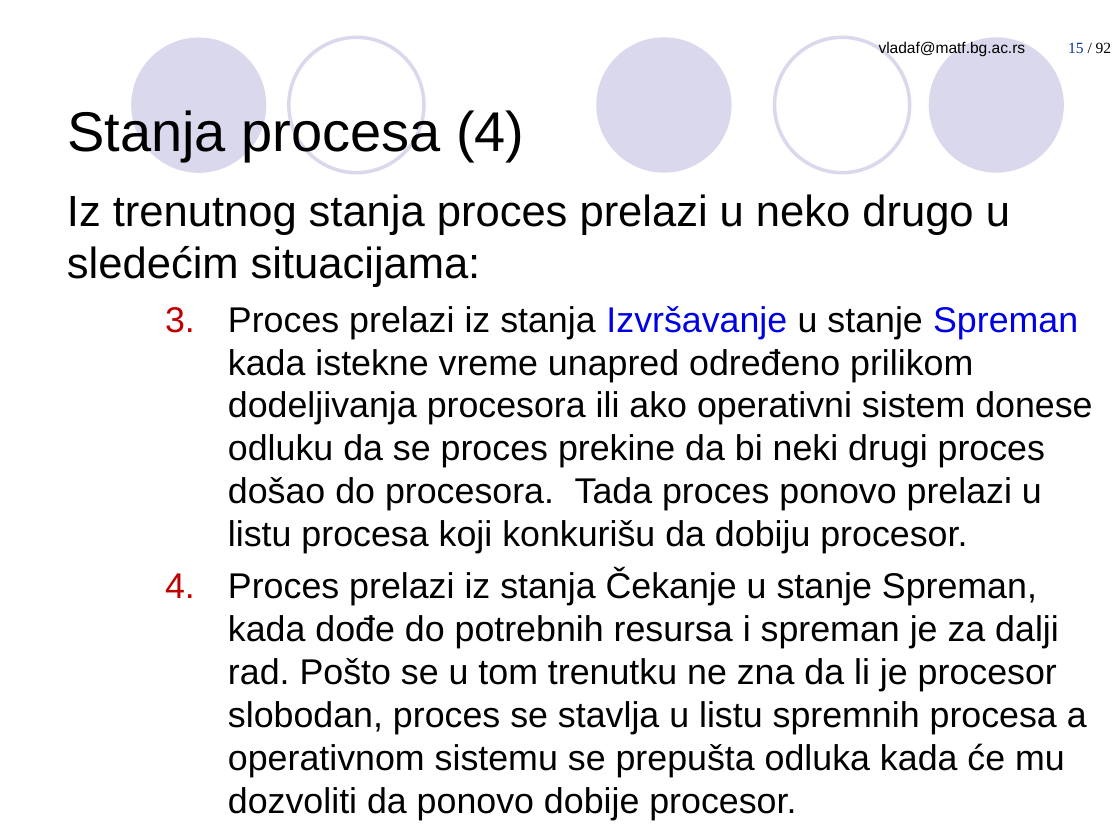
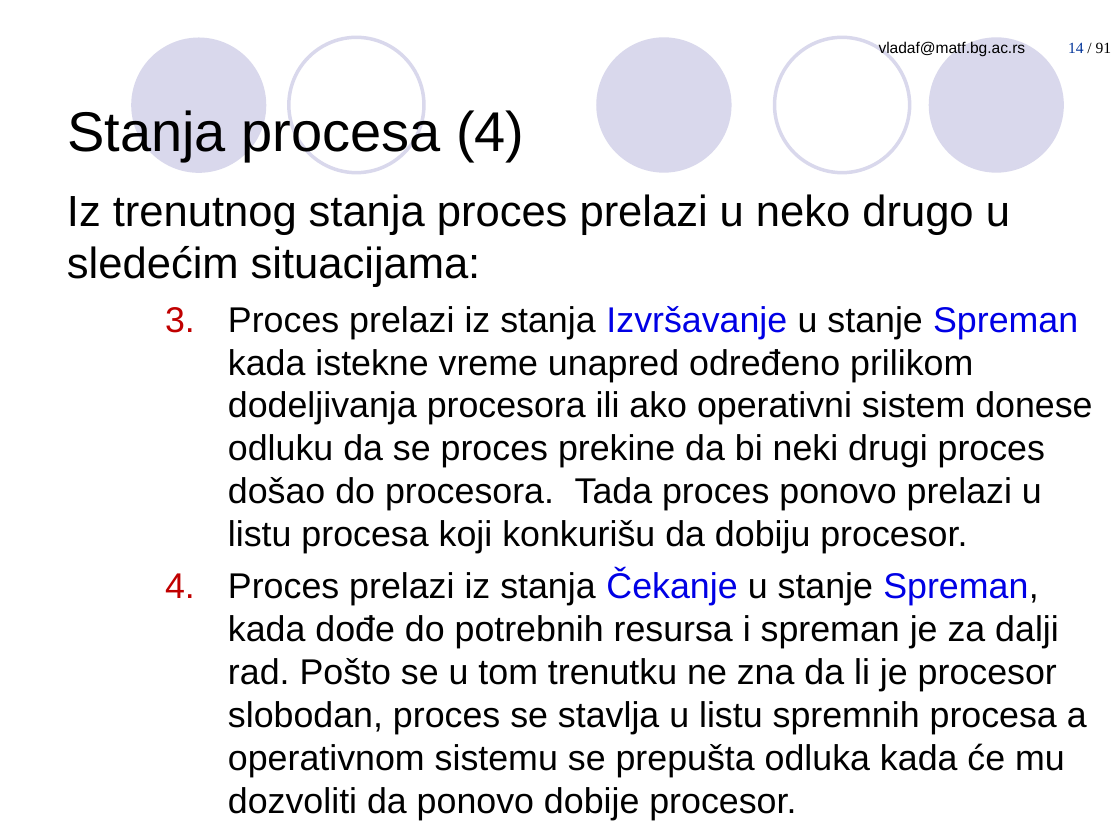
Before and after one commit to PmfBlOS/OS, a slide deck: slide 14 of predavanja/prezentacije/os05 - Upravljanje procesima.ppt (slide 15 before the commit). Drawn at 1120x840 pixels with LibreOffice and Linux fonts; fonts in the diff are those of the drawing. Boxes give left, top, right and bottom in pixels: in the first picture for what was removed or moved away, otherwise in the second. Text is boxed around its words. In the diff, an @@ line names an element or a change of style, - is before the commit and + after.

```diff
--- a/predavanja/prezentacije/os05 - Upravljanje procesima.ppt
+++ b/predavanja/prezentacije/os05 - Upravljanje procesima.ppt
@@ page number at [1068, 42, 1112, 53]: text changed @@
-15 / 92
+14 / 91
@@ text at [228, 570, 1087, 820]: text colour #000000 to #0000E5 in "Čekanje Spreman," @@
```
Also in this commit, not shown: 6 other slides changed, 1 slide removed, 3 other files.
